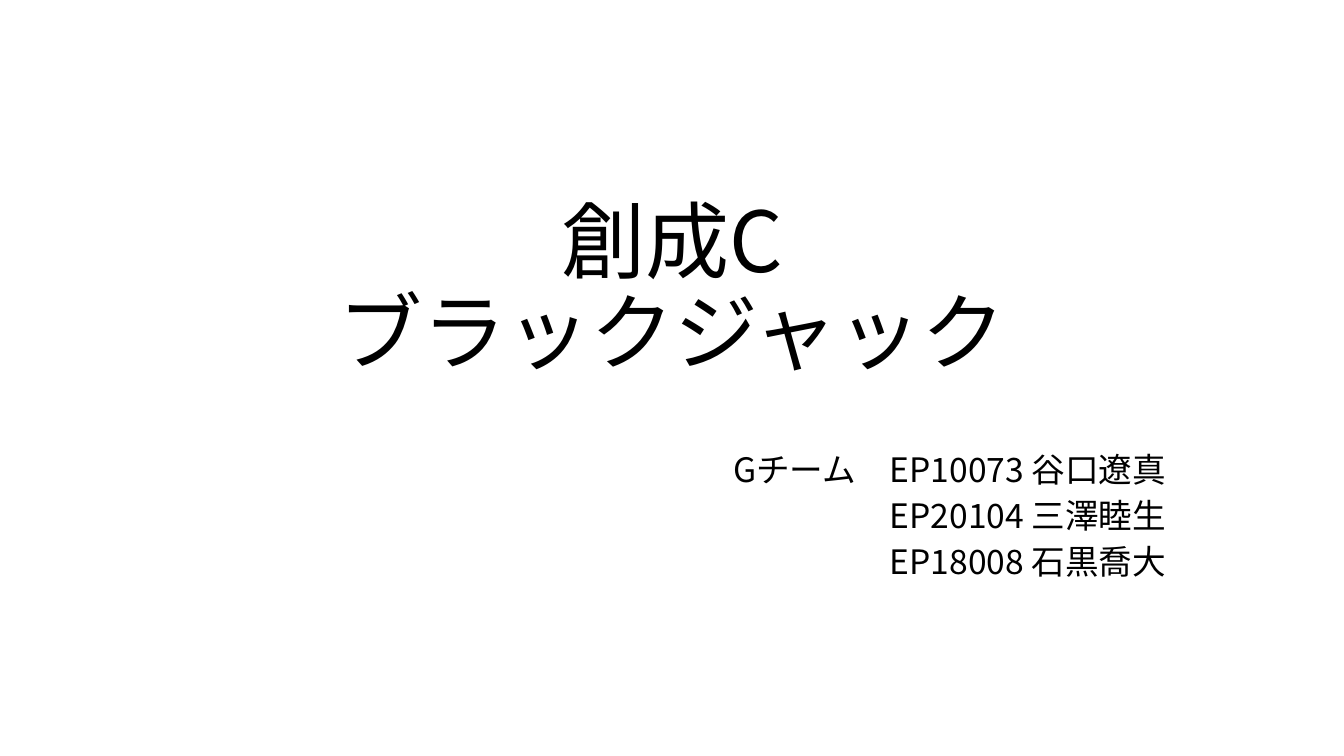
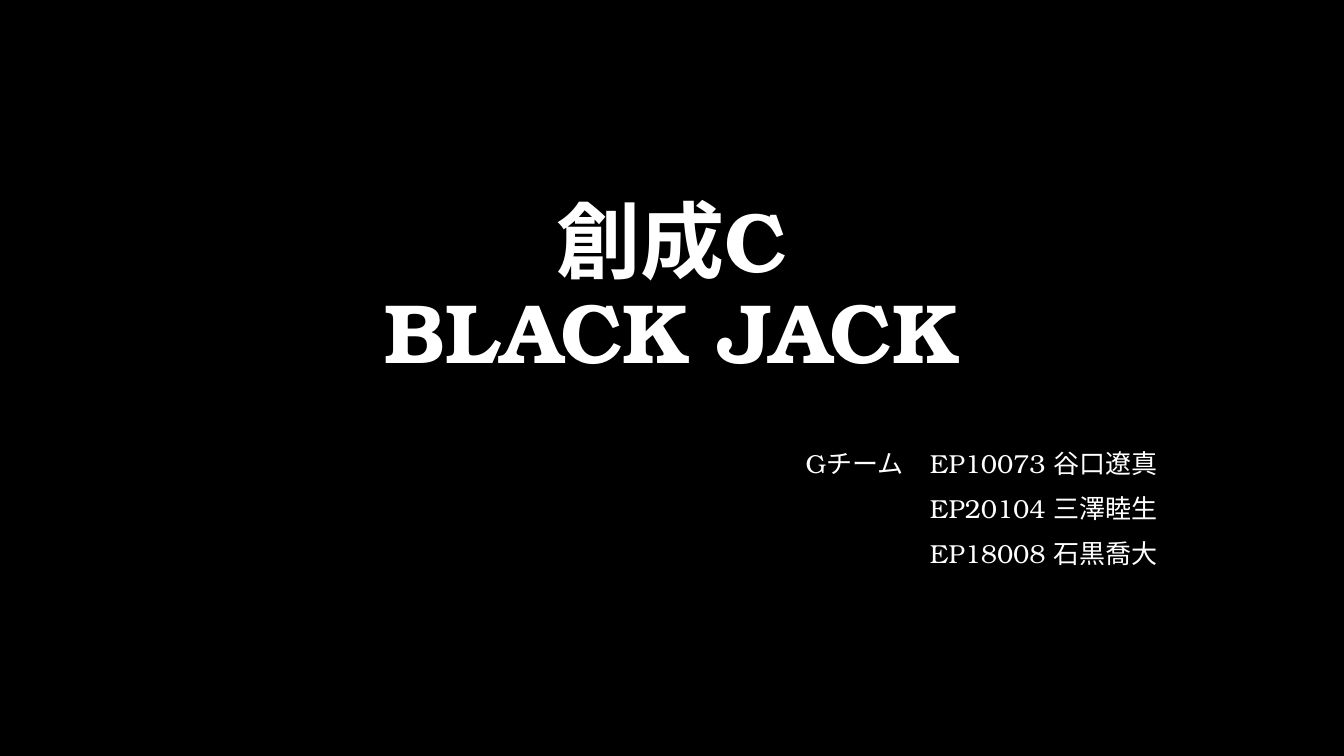
Before and after one commit to guro20guro21/SouseiC_Gteam, a slide deck: slide 1 of G_team.pptx. Drawn at 1344x756 pixels with LibreOffice and Linux fonts; fonts in the diff are those of the drawing; background and template pictures are left out. Boxes give left, top, right and bottom in pixels: in the first picture for what was removed or moved away, otherwise in the second. Text is boxed around its words. In the diff, an @@ line names an element or a change of style, - is before the commit and + after.

```diff
--- a/G_team.pptx
+++ b/G_team.pptx
@@ background #FFFFFF to picture (left out) @@
@@ title at (385,200,960,364): text changed; font Noto Sans CJK JP to TeX Gyre Bonum; text colour #000000 to #FFFFFF; bold on @@
-創成C
-ブラックジャック
+創成C
+BLACK JACK
@@ subtitle "Gチーム EP10073 谷口遼真": place and size @@
-subtitle "Gチーム EP10073 谷口遼真" at (733,453,1165,577)
+subtitle "Gチーム EP10073 谷口遼真" at (806,451,1158,565)
@@ subtitle "Gチーム EP10073 谷口遼真" at (806,451,1158,565): size 24 to 18.6 pt, font Noto Sans CJK JP to TeX Gyre Bonum, text colour #000000 to #FFFFFF; line spacing 0.8 to 1 @@
```
Also in this commit, not shown: 2 other slides changed, 5 slides added, 2 other files.
